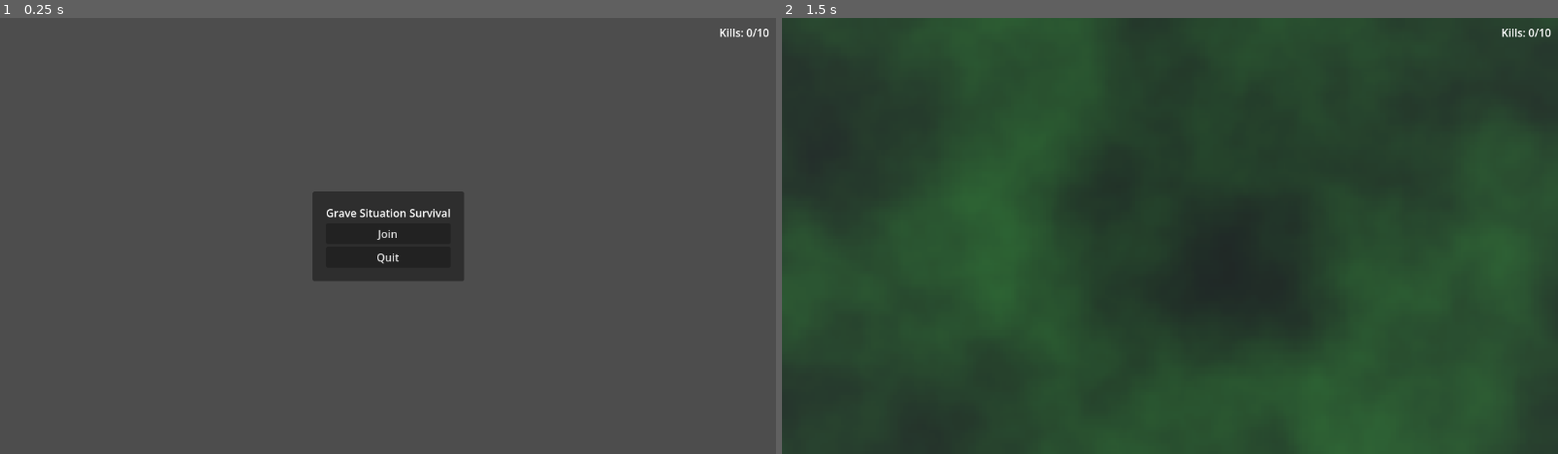
Above: before the commit, frames 1-2 (left to right).
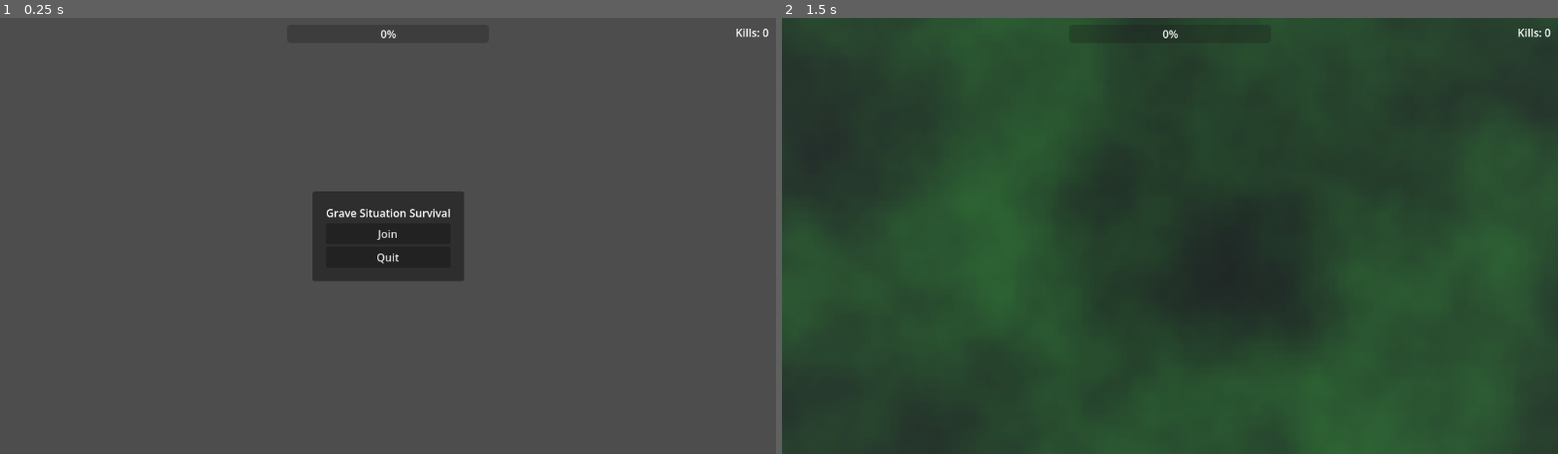
Above: after the commit, the same moments.

Repository: RichardEHarris/grave-situation-jam
Game: Godot game, scene res://Scenes/Main.tscn
Same seed, same stepped clock (60 frames per second), same inputs: the game is played once before the commit and once after it.
Inputs (mouse positions are in pixels of both pictures, inside the frame that each line leads up to):
- Up to frame 1 (0.25 s): no input
- Up to frame 2 (1.5 s): tap Enter at 0.5 s; move the mouse to (1340, 214) at 0.52 s; press the mouse at (1340, 214) at 0.53 s; hold D (right) 0.53-1.25 s; release the mouse at (1340, 214) at 1.25 s; click "Join" at 1.25 s

The runs differ from the first frame. In frame 1, 0.1% of the frame differs, in the area x 49-100%, y 2-5%; in frame 2, 0.1%.

Commit message:
Added exp bar and variable xp bounty to enemies

Diff:
--- a/Scenes/UI/PlayerUI.tscn
+++ b/Scenes/UI/PlayerUI.tscn
@@ -3,6 +3,8 @@
 [ext_resource type="Script" uid="uid://f4oltk5vokyw" path="res://Scripts/player_ui.gd" id="1_iyl1i"]
 
 [sub_resource type="StyleBoxEmpty" id="StyleBoxEmpty_iyl1i"]
+
+[sub_resource type="StyleBoxEmpty" id="StyleBoxEmpty_an405"]
 
 [node name="PlayerUI" type="CanvasLayer" unique_id=59860313]
 process_mode = 3
@@ -42,7 +44,7 @@
 grow_vertical = 2
 mouse_filter = 2
 
-[node name="PanelContainer" type="PanelContainer" parent="HUD" unique_id=112090318]
+[node name="TopRight" type="PanelContainer" parent="HUD" unique_id=112090318]
 layout_mode = 1
 anchors_preset = 1
 anchor_left = 1.0
@@ -52,21 +54,47 @@
 grow_horizontal = 0
 theme_override_styles/panel = SubResource("StyleBoxEmpty_iyl1i")
 
-[node name="MarginContainer" type="MarginContainer" parent="HUD/PanelContainer" unique_id=431272328]
+[node name="MarginContainer" type="MarginContainer" parent="HUD/TopRight" unique_id=431272328]
 layout_mode = 2
 theme_override_constants/margin_left = 10
 theme_override_constants/margin_top = 10
 theme_override_constants/margin_right = 10
 theme_override_constants/margin_bottom = 10
 
-[node name="HBoxContainer" type="HBoxContainer" parent="HUD/PanelContainer/MarginContainer" unique_id=704125631]
+[node name="HBoxContainer" type="HBoxContainer" parent="HUD/TopRight/MarginContainer" unique_id=704125631]
 layout_mode = 2
 
-[node name="KillLabel" type="Label" parent="HUD/PanelContainer/MarginContainer/HBoxContainer" unique_id=454946437]
+[node name="KillLabel" type="Label" parent="HUD/TopRight/MarginContainer/HBoxContainer" unique_id=454946437]
 layout_mode = 2
 text = "Kills:"
 
-[node name="KillNumber" type="Label" parent="HUD/PanelContainer/MarginContainer/HBoxContainer" unique_id=101978963]
+[node name="KillNumber" type="Label" parent="HUD/TopRight/MarginContainer/HBoxContainer" unique_id=101978963]
 unique_name_in_owner = true
 layout_mode = 2
 text = "0"
+
+[node name="TopMiddle" type="PanelContainer" parent="HUD" unique_id=129841325]
+layout_mode = 1
+anchors_preset = 5
+anchor_left = 0.5
+anchor_right = 0.5
+offset_left = -35.0
+offset_right = 35.0
+offset_bottom = 43.0
+grow_horizontal = 2
+theme_override_styles/panel = SubResource("StyleBoxEmpty_an405")
+
+[node name="MarginContainer" type="MarginContainer" parent="HUD/TopMiddle" unique_id=379172527]
+layout_mode = 2
+theme_override_constants/margin_left = 10
+theme_override_constants/margin_top = 10
+theme_override_constants/margin_right = 10
+theme_override_constants/margin_bottom = 10
+
+[node name="HBoxContainer" type="HBoxContainer" parent="HUD/TopMiddle/MarginContainer" unique_id=615382294]
+layout_mode = 2
+
+[node name="ExpBar" type="ProgressBar" parent="HUD/TopMiddle/MarginContainer/HBoxContainer" unique_id=597558780]
+unique_name_in_owner = true
+custom_minimum_size = Vector2(300, 20)
+layout_mode = 2
--- a/Scripts/enemy.gd
+++ b/Scripts/enemy.gd
@@ -8,6 +8,7 @@
 var health : float = 2
 var iframes : float = 0.1
 var original_colour : Color
+var exp_bounty : float = 1
 #@onready var enemy_collision: Area3D = $EnemyCollision
 @onready var mesh: MeshInstance3D = $MeshInstance3D
 @onready var label_3d: Label3D = $Label3D
@@ -109,10 +110,11 @@
 	temp_timer.start()
 	temp_timer.timeout.connect(function_to_connect)
 
-func set_data(movement_speed : float, health_points : float, colour : Color, size : float):
+func set_data(movement_speed : float, health_points : float, colour : Color, size : float, experience : float):
 	move_speed = movement_speed
 	health = health_points
 	original_colour = colour
+	exp_bounty = experience
 	set_size(size)
 	set_colour.rpc.call_deferred(colour)
 
@@ -133,3 +135,4 @@
 func _exit_tree() -> void:
 	Global.enemy_count -= 1
 	Global.kills += 1
+	Global.experience += exp_bounty
--- a/Scripts/global.gd
+++ b/Scripts/global.gd
@@ -14,9 +14,11 @@
 var player_upgrade_count : Dictionary = {}
 var upgrade_max : int = 0
 var upgrade_interval : int = 10
+var previous_interval : int = 0
 @export var enemy_count : int = 0
 @export var max_enemies : int = 100
 @export var kills : int = 0
+var experience : float = 0
 
 const PLAYER_TAG = "Players"
 const ENEMY_TAG = "Enemy"
@@ -41,10 +43,11 @@
 			spawn_enemy()
 			current_timer = spawn_cooldown
 		player_ui.display()
-		player_ui.set_kills.rpc(kills, upgrade_interval)
+		player_ui.set_hud.rpc(kills, experience, upgrade_interval, previous_interval)
 
-		if kills >= upgrade_interval:
+		if experience >= upgrade_interval:
 			upgrade_max += 1
+			previous_interval = upgrade_interval
 			upgrade_interval = int(upgrade_interval * 1.5) + 10
 
 	if not upgrade_ui.is_open:
@@ -70,15 +73,15 @@
 	var enemy_spawn_chance : Array = wave_data[2]
 
 	var enemy_data = WaveList.get_enemy(enemy_types[WaveList.get_random_index(enemy_spawn_chance)])
-	var new_enemy = create_enemy(enemy_data[0],enemy_data[1],enemy_data[2],enemy_data[3])
+	var new_enemy = create_enemy(enemy_data[0] ,enemy_data[1] ,enemy_data[2] ,enemy_data[3], enemy_data[4])
 	enemy_count += 1
 	new_enemy.label_text = str(enemy_count)
 	spawn_container.add_child(new_enemy, true)
 
-func create_enemy(health, size, move_speed, colour) -> Node:
+func create_enemy(health, size, move_speed, colour, exp_bounty) -> Node:
 	var new_enemy := ENEMY.instantiate()
 	#new_enemy.position = Vector3(randf_range(5, 10), 0.1, randf_range(5, 10))
-	new_enemy.set_data(move_speed, health, colour, size)
+	new_enemy.set_data(move_speed, health, colour, size, exp_bounty)
 	return new_enemy
 
 @rpc("any_peer")
--- a/Scripts/player_ui.gd
+++ b/Scripts/player_ui.gd
@@ -4,6 +4,7 @@
 @onready var menu: Control = %Menu
 @onready var button_leave: Button = %ButtonLeave
 @onready var kill_number: Label = %KillNumber
+@onready var exp_bar: ProgressBar = %ExpBar
 
 func _ready() -> void:
 	menu.hide()
@@ -18,5 +19,6 @@
 		hud.hide()
 
 @rpc("call_local")
-func set_kills(kills : int, upgrade_interval : int):
-	kill_number.text = str(kills) +"/" + str(upgrade_interval)
+func set_hud(kills : int, experience : float, upgrade_interval : int, previous_interval : int):
+	kill_number.text = str(kills)
+	exp_bar.value = ((experience - previous_interval) / (upgrade_interval - previous_interval)) * 100
